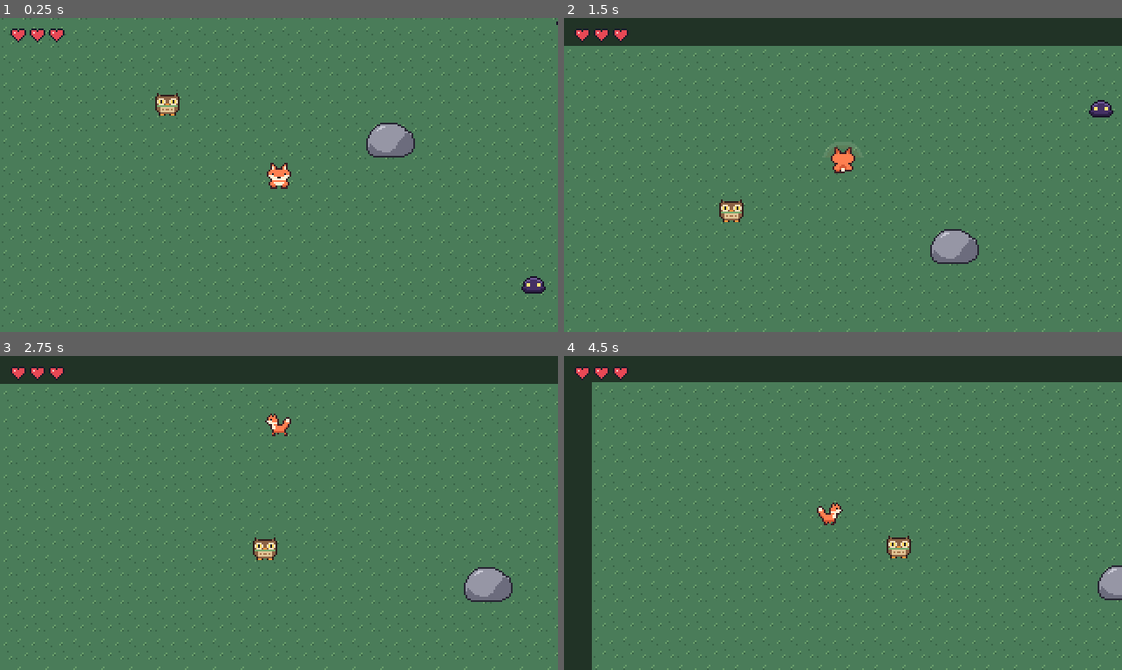
Above: before the commit, frames 1-4 (two rows, left to right).
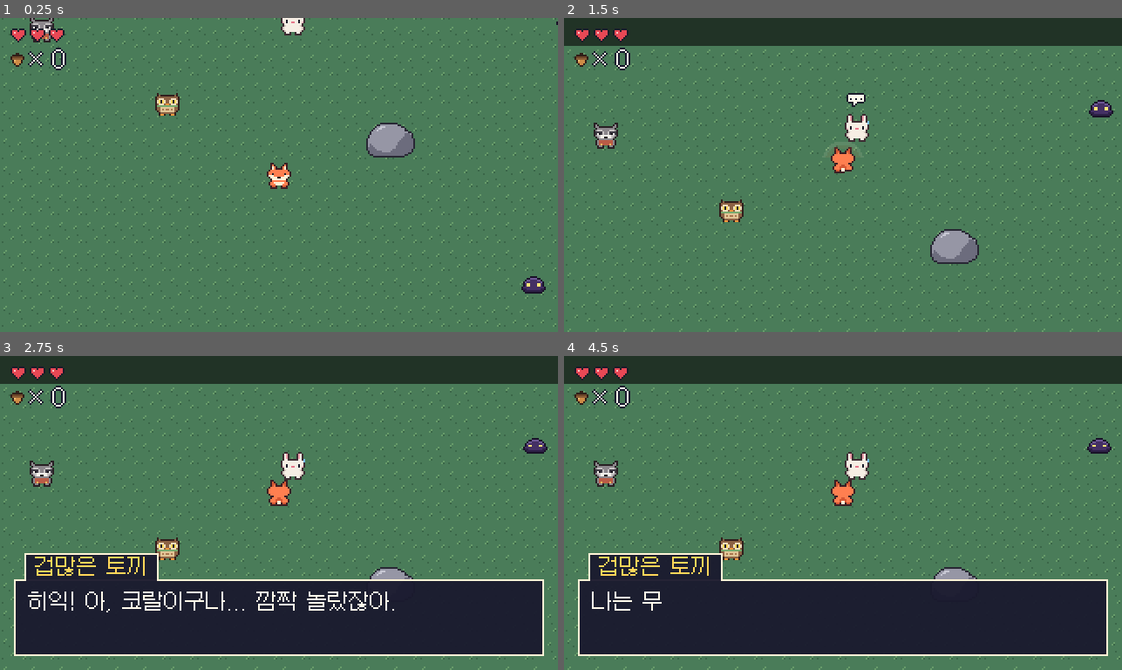
Above: after the commit, the same moments.

Repository: passedcloud-cmd/trymakegame
Game: Godot game, scene res://scenes/main.tscn
Same seed, same stepped clock (60 frames per second), same inputs: the game is played once before the commit and once after it.
Inputs:
- Up to frame 1 (0.25 s): no input
- Up to frame 2 (1.5 s): hold Z (interact) 0.53-1.28 s; hold Up (ui_up) from 0.53 s (still down); tap X (attack) at 1.35 s
- Up to frame 3 (2.75 s): tap Z (interact) at 1.55 s; release Up (ui_up) at 2.03 s; hold Left (ui_left) from 2.03 s (still down); hold Z (interact) from 2.03 s (still down)
- Up to frame 4 (4.5 s): release Z (interact) at 2.78 s; tap Z (interact) at 2.85, 4.35 s; release Left (ui_left) at 3.53 s; hold Down (ui_down) 3.53-4.28 s; hold Z (interact) 3.53-4.28 s; tap X (attack) at 3.6 s; hold Right (ui_right) from 4.28 s (still down)

The runs differ from the first frame. In frame 1, 0.7% of the frame differs, in the area x 1-55%, y 0-17%; in frame 2, 1.0%; in frame 3, 32%; in frame 4, 35%, in the area x 0-100%, y 8-100%.

Commit message:
마을 NPC 3명과 도토리, 선택지 대화 추가
- 너구리 상인: 도토리 2개를 회복 열매로 교환 (예/아니요 선택지)
- 겁많은 토끼 + 아기 토끼: 동생 찾기 서브 퀘스트, 보상으로 최대 체력 +1
- 거북이 할머니: 말을 걸 때마다 다른 옛날이야기
- 도토리: 풀밭에 2개, 슬라임이 쓰러지면 떨어뜨림, 화면에 개수 표시
- GameState 자동 로드: 도토리/퀘스트 상태 저장, 쓰러지면 초기화
- 대화창: 선택지(↑↓ + Z), 이름 길이에 맞는 이름표
- 여러 NPC가 가까우면 가장 가까운 NPC만 대화 상대가 됨

Co-Authored-By: Claude Opus 5.5 <noreply@anthropic.com>
Claude-Session: https://claude.ai/code/session_013dURMXEwfX9pmMf13tBkk7

Diff:
--- a/project.godot
+++ b/project.godot
@@ -12,6 +12,7 @@
 
 [autoload]
 
+GameState="*res://scripts/game_state.gd"
 Dialogue="*res://scenes/dialogue_box.tscn"
 
 [display]
--- /dev/null
+++ b/scenes/acorn.tscn
@@ -0,0 +1,16 @@
+[gd_scene load_steps=4 format=3]
+
+[ext_resource type="Script" path="res://scripts/acorn.gd" id="1_acorn"]
+[ext_resource type="Texture2D" path="res://assets/acorn.png" id="2_sprite"]
+
+[sub_resource type="CircleShape2D" id="CircleShape2D_pickup"]
+radius = 6.0
+
+[node name="Acorn" type="Area2D"]
+script = ExtResource("1_acorn")
+
+[node name="Sprite2D" type="Sprite2D" parent="."]
+texture = ExtResource("2_sprite")
+
+[node name="CollisionShape2D" type="CollisionShape2D" parent="."]
+shape = SubResource("CircleShape2D_pickup")
--- a/scenes/dialogue_box.tscn
+++ b/scenes/dialogue_box.tscn
@@ -73,3 +73,22 @@
 text = "이름"
 horizontal_alignment = 1
 vertical_alignment = 1
+
+[node name="ChoicePanel" type="Panel" parent="."]
+offset_left = 240.0
+offset_top = 90.0
+offset_right = 312.0
+offset_bottom = 129.0
+theme_override_styles/panel = SubResource("StyleBoxFlat_box")
+
+[node name="ChoiceLabel" type="Label" parent="ChoicePanel"]
+layout_mode = 1
+anchors_preset = 15
+anchor_right = 1.0
+anchor_bottom = 1.0
+offset_left = 6.0
+offset_top = 4.0
+offset_right = -4.0
+offset_bottom = -4.0
+theme_override_colors/font_color = Color(1, 0.98, 0.92, 1)
+text = "▶ 예"
--- a/scenes/hud.tscn
+++ b/scenes/hud.tscn
@@ -1,8 +1,9 @@
-[gd_scene load_steps=4 format=3]
+[gd_scene load_steps=5 format=3]
 
 [ext_resource type="Script" path="res://scripts/hud.gd" id="1_hud"]
 [ext_resource type="Texture2D" path="res://assets/heart_full.png" id="2_full"]
 [ext_resource type="Texture2D" path="res://assets/heart_empty.png" id="3_empty"]
+[ext_resource type="Texture2D" path="res://assets/acorn.png" id="4_acorn"]
 
 [node name="HUD" type="CanvasLayer"]
 script = ExtResource("1_hud")
@@ -15,3 +16,22 @@
 offset_right = 60.0
 offset_bottom = 14.0
 theme_override_constants/separation = 2
+
+[node name="Acorns" type="HBoxContainer" parent="."]
+offset_left = 6.0
+offset_top = 17.0
+offset_right = 60.0
+offset_bottom = 31.0
+theme_override_constants/separation = 3
+
+[node name="Icon" type="TextureRect" parent="Acorns"]
+layout_mode = 2
+texture = ExtResource("4_acorn")
+stretch_mode = 5
+
+[node name="Count" type="Label" parent="Acorns"]
+layout_mode = 2
+theme_override_colors/font_color = Color(1, 0.98, 0.92, 1)
+theme_override_colors/font_outline_color = Color(0.1, 0.1, 0.18, 1)
+theme_override_constants/outline_size = 2
+text = "× 0"
--- a/scenes/main.tscn
+++ b/scenes/main.tscn
@@ -7,6 +7,15 @@
 [ext_resource type="Texture2D" path="res://assets/owl_chief.png" id="5_owl"]
 [ext_resource type="PackedScene" path="res://scenes/shadow_slime.tscn" id="6_slime"]
 [ext_resource type="PackedScene" path="res://scenes/hud.tscn" id="7_hud"]
+[ext_resource type="Script" path="res://scripts/raccoon_merchant.gd" id="8_raccoon_script"]
+[ext_resource type="Texture2D" path="res://assets/raccoon_merchant.png" id="9_raccoon"]
+[ext_resource type="Script" path="res://scripts/timid_rabbit.gd" id="10_rabbit_script"]
+[ext_resource type="Texture2D" path="res://assets/timid_rabbit.png" id="11_rabbit"]
+[ext_resource type="Script" path="res://scripts/baby_rabbit.gd" id="12_baby_script"]
+[ext_resource type="Texture2D" path="res://assets/baby_rabbit.png" id="13_baby"]
+[ext_resource type="Script" path="res://scripts/turtle_grandma.gd" id="14_turtle_script"]
+[ext_resource type="Texture2D" path="res://assets/turtle_grandma.png" id="15_turtle"]
+[ext_resource type="PackedScene" path="res://scenes/acorn.tscn" id="16_acorn"]
 
 [sub_resource type="RectangleShape2D" id="RectangleShape2D_rock"]
 size = Vector2(26, 14)
@@ -115,4 +124,49 @@
 [node name="ShadowSlime3" parent="Objects" instance=ExtResource("6_slime")]
 position = Vector2(170, -90)
 
+[node name="RaccoonMerchant" parent="Objects" instance=ExtResource("4_npc")]
+position = Vector2(-136, -84)
+script = ExtResource("8_raccoon_script")
+npc_name = "너구리 상인"
+
+[node name="Sprite2D" parent="Objects/RaccoonMerchant" index="0"]
+texture = ExtResource("9_raccoon")
+hframes = 2
+
+[node name="TimidRabbit" parent="Objects" instance=ExtResource("4_npc")]
+position = Vector2(8, -88)
+script = ExtResource("10_rabbit_script")
+npc_name = "겁많은 토끼"
+
+[node name="Sprite2D" parent="Objects/TimidRabbit" index="0"]
+texture = ExtResource("11_rabbit")
+hframes = 2
+
+[node name="TurtleGrandma" parent="Objects" instance=ExtResource("4_npc")]
+position = Vector2(-176, -28)
+script = ExtResource("14_turtle_script")
+npc_name = "거북이 할머니"
+blink_interval = 4.0
+
+[node name="Sprite2D" parent="Objects/TurtleGrandma" index="0"]
+texture = ExtResource("15_turtle")
+hframes = 2
+
+[node name="BabyRabbit" parent="Objects" instance=ExtResource("4_npc")]
+position = Vector2(216, 112)
+script = ExtResource("12_baby_script")
+npc_name = "아기 토끼"
+home_position = Vector2(34, -82)
+blink_interval = 2.0
+
+[node name="Sprite2D" parent="Objects/BabyRabbit" index="0"]
+texture = ExtResource("13_baby")
+hframes = 2
+
+[node name="Acorn" parent="Objects" instance=ExtResource("16_acorn")]
+position = Vector2(96, 112)
+
+[node name="Acorn2" parent="Objects" instance=ExtResource("16_acorn")]
+position = Vector2(-208, 110)
+
 [node name="HUD" parent="." instance=ExtResource("7_hud")]
--- /dev/null
+++ b/scripts/acorn.gd
@@ -0,0 +1,21 @@
+extends Area2D
+## 도토리: 코랄이 닿으면 주워요.
+
+var time := 0.0
+
+
+func _ready() -> void:
+	body_entered.connect(_on_body_entered)
+	time = randf() * TAU
+
+
+func _process(delta: float) -> void:
+	# 둥실둥실 떠 있어요.
+	time += delta
+	$Sprite2D.position.y = round(sin(time * 3.0) * 1.5)
+
+
+func _on_body_entered(body: Node2D) -> void:
+	if body.is_in_group("player"):
+		GameState.acorns += 1
+		queue_free()
--- /dev/null
+++ b/scripts/baby_rabbit.gd
@@ -0,0 +1,26 @@
+extends NPC
+## 아기 토끼: 길을 잃고 숲에 있어요. 말을 걸면 마을로 돌아가요.
+
+## 찾은 뒤에 서 있을 자리 (언니 토끼 옆)
+@export var home_position: Vector2 = Vector2.ZERO
+
+
+func _ready() -> void:
+	super()
+	if GameState.flags.get("baby_found", false):
+		position = home_position
+
+
+func talk() -> void:
+	if GameState.flags.get("baby_found", false):
+		Dialogue.start(npc_name, ["코랄 최고! 나도 크면 꼬리 휘두르기 배울 거야!"])
+		return
+
+	Dialogue.start(npc_name, [
+		"훌쩍... 별똥별을 따라왔다가 길을 잃었어...",
+		"그림자가 무서워서 한 발짝도 못 움직이겠어...",
+		"(코랄이 아기 토끼를 마을까지 데려다 주었다.)",
+	])
+	await Dialogue.finished
+	GameState.flags["baby_found"] = true
+	position = home_position
--- a/scripts/dialogue_box.gd
+++ b/scripts/dialogue_box.gd
@@ -4,11 +4,16 @@
 
 ## 대화가 모두 끝나면 알려주는 신호예요.
 signal finished
+## 선택지에서 고른 번호를 알려주는 신호예요. (0부터 세요)
+signal choice_made(index: int)
 
 ## 글자가 1초에 몇 개씩 나타날지 정해요.
 @export var chars_per_second: float = 30.0
 
+@onready var name_panel: Panel = $NamePanel
 @onready var name_label: Label = $NamePanel/NameLabel
+@onready var choice_panel: Panel = $ChoicePanel
+@onready var choice_label: Label = $ChoicePanel/ChoiceLabel
 @onready var text_label: Label = $Panel/TextLabel
 @onready var next_arrow: Label = $Panel/NextArrow
 
@@ -19,10 +24,13 @@
 var line_index := 0
 var shown_chars := 0.0
 var arrow_time := 0.0
+var choices: Array = []
+var choice_index := 0
 
 
 func _ready() -> void:
 	hide()
+	choice_panel.hide()
 
 
 ## 대화를 시작해요. speaker는 말하는 캐릭터 이름, new_lines는 대사 목록이에요.
@@ -31,10 +39,46 @@
 		return
 	lines = new_lines
 	line_index = 0
+	choices = []
 	name_label.text = speaker
+	# 이름 길이에 맞춰 이름표 너비를 바꿔요.
+	name_panel.size.x = text_width(name_label, speaker) + 12
 	is_open = true
 	show()
 	show_line()
+
+
+## 질문을 하고 선택지를 보여줘요. 고른 번호(0부터)를 돌려줘요.
+## 사용 예: var answer = await Dialogue.ask("너구리", "살래?", ["응", "아니"])
+func ask(speaker: String, question: String, options: Array) -> int:
+	start(speaker, [question])
+	choices = options
+	choice_index = 0
+	return await choice_made
+
+
+func text_width(label: Label, text: String) -> float:
+	var font := label.get_theme_font("font")
+	var font_size := label.get_theme_font_size("font_size")
+	return ceilf(font.get_string_size(text, HORIZONTAL_ALIGNMENT_LEFT, -1, font_size).x)
+
+
+# 선택지 창을 그려요. 지금 고른 줄 앞에 ▶ 표시가 붙어요.
+func show_choices() -> void:
+	var text_lines := []
+	var widest := 0.0
+	for i in choices.size():
+		var line: String = ("▶ " if i == choice_index else "   ") + choices[i]
+		text_lines.append(line)
+		widest = maxf(widest, text_width(choice_label, "▶ " + choices[i]))
+	choice_label.text = "\n".join(text_lines)
+
+	var font := choice_label.get_theme_font("font")
+	var line_height := font.get_height(choice_label.get_theme_font_size("font_size"))
+	choice_panel.size = Vector2(widest + 16, line_height * choices.size() + 8)
+	# 대화창 오른쪽 위에 붙여요.
+	choice_panel.position = Vector2(312 - choice_panel.size.x, 129 - choice_panel.size.y)
+	choice_panel.show()
 
 
 # 지금 순서의 대사를 처음부터 한 글자씩 보여주기 시작해요.
@@ -78,18 +122,47 @@
 		text_label.visible_characters = int(shown_chars)
 	else:
 		# 다 나오면 ▼ 표시를 깜빡여서 "다음"을 알려줘요.
+		if not choices.is_empty():
+			# 선택지가 있으면 ▼ 대신 선택지 창을 보여줘요.
+			if not choice_panel.visible:
+				show_choices()
+			return
 		arrow_time += delta
 		next_arrow.visible = int(arrow_time * 2.0) % 2 == 0
 
 
 func _unhandled_input(event: InputEvent) -> void:
-	if not is_open or not event.is_action_pressed("interact"):
+	if not is_open:
+		return
+
+	# 선택지 창이 떠 있으면 위/아래로 고르고, Z로 결정해요.
+	if choice_panel.visible:
+		if event.is_action_pressed("ui_up") or event.is_action_pressed("ui_down"):
+			var step := -1 if event.is_action_pressed("ui_up") else 1
+			choice_index = wrapi(choice_index + step, 0, choices.size())
+			show_choices()
+			get_viewport().set_input_as_handled()
+		elif event.is_action_pressed("interact"):
+			get_viewport().set_input_as_handled()
+			var picked := choice_index
+			choices = []
+			choice_panel.hide()
+			close()
+			choice_made.emit(picked)
+		return
+
+	if not event.is_action_pressed("interact"):
 		return
 	get_viewport().set_input_as_handled()
 
 	if is_typing():
 		# 글자가 나오는 중에 누르면 한 번에 다 보여줘요.
 		text_label.visible_characters = text_label.get_total_character_count()
+		return
+
+	# 선택지가 남아 있으면 넘기지 않고 선택지를 보여줘요.
+	if not choices.is_empty():
+		show_choices()
 		return
 
 	line_index += 1
@@ -101,5 +174,6 @@
 
 func close() -> void:
 	is_open = false
+	choice_panel.hide()
 	hide()
 	finished.emit()
--- /dev/null
+++ b/scripts/game_state.gd
@@ -0,0 +1,26 @@
+extends Node
+## 게임 전체에서 기억해야 하는 것들을 모아 둔 곳이에요.
+## 어디서든 GameState.acorns 처럼 꺼내 쓸 수 있어요.
+
+## 도토리 개수가 바뀌면 알려줘요. (화면 위 도토리 숫자가 이걸 듣고 바뀌어요)
+signal acorns_changed(count: int)
+
+## 가지고 있는 도토리 개수
+var acorns := 0:
+	set(value):
+		acorns = value
+		acorns_changed.emit(acorns)
+
+## 퀘스트 보상으로 늘어난 하트 개수
+var bonus_hearts := 0
+
+## 퀘스트 진행 상황을 적어두는 메모장이에요.
+## 예: flags["baby_found"] = true → 아기 토끼를 찾았음
+var flags := {}
+
+
+## 게임을 처음부터 다시 시작할 때 모두 지워요.
+func reset() -> void:
+	acorns = 0
+	bonus_hearts = 0
+	flags.clear()
--- a/scripts/hud.gd
+++ b/scripts/hud.gd
@@ -5,6 +5,7 @@
 @export var heart_empty: Texture2D
 
 @onready var hearts: HBoxContainer = $Hearts
+@onready var acorn_label: Label = $Acorns/Count
 
 
 func _ready() -> void:
@@ -12,6 +13,12 @@
 	if player:
 		player.health_changed.connect(update_hearts)
 		update_hearts(player.hp, player.max_hp)
+	GameState.acorns_changed.connect(update_acorns)
+	update_acorns(GameState.acorns)
+
+
+func update_acorns(count: int) -> void:
+	acorn_label.text = "× %d" % count
 
 
 func update_hearts(hp: int, max_hp: int) -> void:
--- a/scripts/npc.gd
+++ b/scripts/npc.gd
@@ -1,6 +1,8 @@
+class_name NPC
 extends StaticBody2D
 ## 말을 걸 수 있는 NPC예요.
 ## 코랄이 가까이 오면 머리 위에 말풍선이 뜨고, Z(또는 스페이스, 엔터)를 누르면 대화해요.
+## 특별한 행동을 하는 NPC는 이 스크립트를 이어받아서(extends NPC) talk()만 새로 쓰면 돼요.
 
 ## 대화창에 나올 이름
 @export var npc_name: String = "NPC"
@@ -17,6 +19,7 @@
 
 
 func _ready() -> void:
+	add_to_group("npc")
 	talk_icon.hide()
 	$TalkArea.body_entered.connect(_on_body_entered)
 	$TalkArea.body_exited.connect(_on_body_exited)
@@ -26,7 +29,7 @@
 	time += delta
 
 	# 말풍선은 코랄이 가까이 있고, 대화 중이 아닐 때만 보여요. 위아래로 살짝 흔들려요.
-	talk_icon.visible = player_nearby and not Dialogue.is_open
+	talk_icon.visible = is_talk_target() and not Dialogue.is_open
 	talk_icon.position.y = -16 + round(sin(time * 4.0))
 
 	# 가끔 눈을 깜빡여요.
@@ -35,9 +38,32 @@
 
 
 func _unhandled_input(event: InputEvent) -> void:
-	if player_nearby and not Dialogue.is_open and event.is_action_pressed("interact"):
+	if is_talk_target() and not Dialogue.is_open and event.is_action_pressed("interact"):
 		get_viewport().set_input_as_handled()
-		Dialogue.start(npc_name, lines)
+		talk()
+
+
+## 코랄 근처에 NPC가 여럿 있으면 가장 가까운 NPC 하나만 대화 상대가 돼요.
+func is_talk_target() -> bool:
+	if not player_nearby:
+		return false
+	var player_pos: Vector2 = get_player().global_position
+	var my_distance := global_position.distance_to(player_pos)
+	for other in get_tree().get_nodes_in_group("npc"):
+		if other != self and other.player_nearby \
+				and other.global_position.distance_to(player_pos) < my_distance:
+			return false
+	return true
+
+
+## 말을 걸었을 때 하는 일이에요. 기본은 lines에 적힌 대사를 보여줘요.
+func talk() -> void:
+	Dialogue.start(npc_name, lines)
+
+
+## 코랄을 찾아줘요.
+func get_player() -> Node:
+	return get_tree().get_first_node_in_group("player")
 
 
 func _on_body_entered(body: Node2D) -> void:
--- a/scripts/player.gd
+++ b/scripts/player.gd
@@ -45,6 +45,8 @@
 
 
 func _ready() -> void:
+	# 퀘스트 보상으로 늘어난 하트도 더해요.
+	max_hp += GameState.bonus_hearts
 	hp = max_hp
 	tail_swipe.hide()
 
@@ -125,6 +127,19 @@
 		die()
 
 
+## 체력을 회복해요. (최대 체력을 넘지 않아요)
+func heal(amount: int) -> void:
+	hp = min(hp + amount, max_hp)
+	health_changed.emit(hp, max_hp)
+
+
+## 최대 체력을 늘리고, 늘어난 만큼 체력도 채워줘요.
+func increase_max_hp(amount: int) -> void:
+	max_hp += amount
+	hp += amount
+	health_changed.emit(hp, max_hp)
+
+
 func update_invincible(delta: float) -> void:
 	if invincible_timer <= 0.0:
 		return
@@ -141,6 +156,7 @@
 	var tween := create_tween()
 	tween.tween_property(sprite, "modulate:a", 0.0, 0.8)
 	tween.tween_interval(0.4)
+	tween.tween_callback(GameState.reset)
 	tween.tween_callback(get_tree().reload_current_scene)
 
 
--- /dev/null
+++ b/scripts/raccoon_merchant.gd
@@ -0,0 +1,29 @@
+extends NPC
+## 너구리 상인: 도토리를 회복 열매로 바꿔줘요.
+
+## 회복 열매 하나에 필요한 도토리 개수
+@export var price: int = 2
+
+
+func talk() -> void:
+	var player := get_player()
+
+	if GameState.acorns < price:
+		Dialogue.start(npc_name, [
+			"어서 오라구! 나는 떠돌이 상인 너구리야.",
+			"도토리 %d개를 가져오면 기운이 번쩍 나는 회복 열매로 바꿔 줄게." % price,
+			"도토리는 풀밭에 떨어져 있기도 하고, 그림자 슬라임이 떨어뜨리기도 해!",
+		])
+		return
+
+	if player.hp >= player.max_hp:
+		Dialogue.start(npc_name, ["오, 도토리를 모아 왔구나! 그런데 지금은 아픈 데가 없어 보이는걸?", "다치면 다시 오라구!"])
+		return
+
+	var answer := await Dialogue.ask(npc_name, "도토리 %d개로 회복 열매를 바꿀래? (지금 도토리: %d개)" % [price, GameState.acorns], ["바꿀래", "다음에"])
+	if answer == 0:
+		GameState.acorns -= price
+		player.heal(player.max_hp)
+		Dialogue.start(npc_name, ["거래 성립! 냠냠... 어때, 기운이 펄펄 나지?"])
+	else:
+		Dialogue.start(npc_name, ["언제든 들르라구!"])
--- a/scripts/shadow_slime.gd
+++ b/scripts/shadow_slime.gd
@@ -9,6 +9,10 @@
 @export var chase_range: float = 72.0
 ## 코랄에게 닿았을 때 주는 피해 (하트 개수)
 @export var damage: int = 1
+## 사라질 때 도토리를 떨어뜨릴 확률 (1.0 = 100%)
+@export_range(0.0, 1.0) var acorn_drop_chance: float = 1.0
+
+const ACORN_SCENE := preload("res://scenes/acorn.tscn")
 
 @onready var sprite: Sprite2D = $Sprite2D
 @onready var contact_area: Area2D = $ContactArea
@@ -82,6 +86,10 @@
 
 func die() -> void:
 	is_dying = true
+	if randf() < acorn_drop_chance:
+		var acorn := ACORN_SCENE.instantiate()
+		acorn.position = position
+		get_parent().add_child.call_deferred(acorn)
 	# 더 이상 부딪히지 않게 충돌을 꺼요.
 	$CollisionShape2D.set_deferred("disabled", true)
 	# 납작해지면서 사라져요.
--- /dev/null
+++ b/scripts/timid_rabbit.gd
@@ -0,0 +1,23 @@
+extends NPC
+## 겁많은 토끼: 잃어버린 동생을 찾아달라고 부탁해요. (서브 퀘스트)
+
+
+func talk() -> void:
+	if not GameState.flags.get("baby_found", false):
+		Dialogue.start(npc_name, [
+			"히익! 아, 코랄이구나... 깜짝 놀랐잖아.",
+			"저기... 내 동생이 어젯밤에 별똥별을 쫓아 나갔다가 아직 안 돌아왔어.",
+			"나는 무서워서 멀리 못 가겠어... 혹시 동생을 보면 데려와 줄래?",
+		])
+	elif not GameState.flags.get("rabbit_rewarded", false):
+		# 보상: 최대 체력 하트 1칸 증가
+		GameState.flags["rabbit_rewarded"] = true
+		GameState.bonus_hearts += 1
+		get_player().increase_max_hp(1)
+		Dialogue.start(npc_name, [
+			"동생아! 무사했구나...! 흑흑.",
+			"코랄, 정말 고마워. 이건 우리 집에 내려오는 행운의 네잎클로버야.",
+			"(최대 체력이 하트 1칸 늘었다!)",
+		])
+	else:
+		Dialogue.start(npc_name, ["동생이 하루 종일 코랄 얘기만 해.", "나도... 조금은 용감해져 볼게!"])
--- /dev/null
+++ b/scripts/turtle_grandma.gd
@@ -0,0 +1,28 @@
+extends NPC
+## 거북이 할머니: 말을 걸 때마다 다른 옛날이야기를 들려줘요.
+
+## 이야기 목록. 한 번 말을 걸 때마다 다음 이야기를 들려줘요. (끝나면 처음부터)
+const STORIES := [
+	[
+		"오냐, 코랄이구나. 이 할미 옛날이야기 좀 들어 보련?",
+		"옛날 옛적, 하늘의 별들은 이 숲을 지켜 주는 수호신이었단다.",
+		"별빛이 닿는 곳에는 그림자가 얼씬도 못 했지.",
+	],
+	[
+		"별에는 저마다 힘이 깃들어 있다는구나.",
+		"하나는 바람처럼 빠르게, 하나는 어둠을 환하게...",
+		"마지막 하나는... 허허, 이 할미도 잊어버렸구나.",
+	],
+	[
+		"그림자 곰 이야기를 들어 봤니?",
+		"깊은 숲에 사는 커다란 그림자인데, 반짝이는 걸 무척 좋아한단다.",
+		"별 하나쯤은 그 녀석이 품고 있을지도 모르겠구나. 조심하렴.",
+	],
+]
+
+var story_index := 0
+
+
+func talk() -> void:
+	Dialogue.start(npc_name, STORIES[story_index])
+	story_index = (story_index + 1) % STORIES.size()
Binary file added: assets/acorn.png
Not shown, added: assets/acorn.png.import
Binary file added: assets/baby_rabbit.png
Not shown, added: assets/baby_rabbit.png.import
Binary file added: assets/raccoon_merchant.png
Not shown, added: assets/raccoon_merchant.png.import
Binary file added: assets/timid_rabbit.png
Not shown, added: assets/timid_rabbit.png.import
Binary file added: assets/turtle_grandma.png
Not shown, added: assets/turtle_grandma.png.import
Not shown: 1 places in scenes/main.tscn that only renumber resources
Not shown, added: scripts/acorn.gd.uid
(and 5 more such lines)
